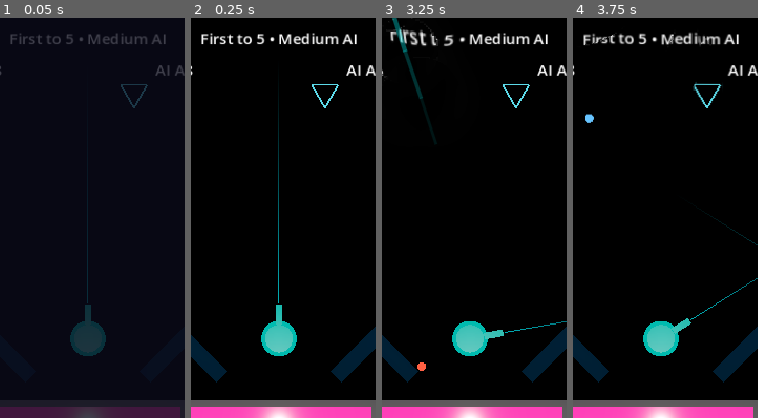
Above: before the commit, frames 1-4 (left to right).
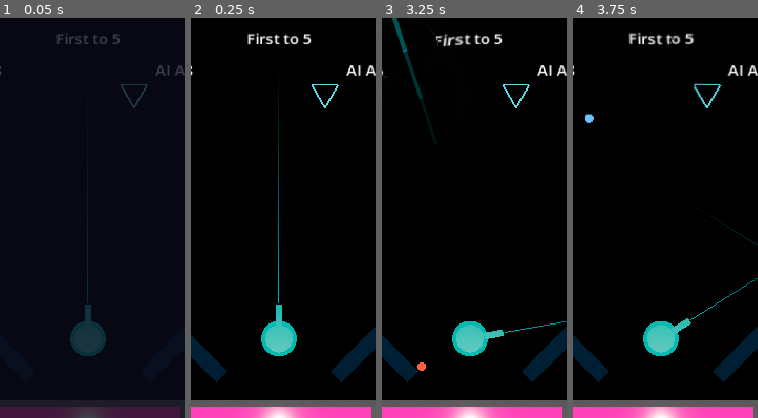
Above: after the commit, the same moments.

Repository: mchambers-mojang/sweet-vinegar-games
Game: Godot game, scene res://carom/scenes/carom_arena.tscn
The game is run twice, just before and just after one commit, with the same random seed, the same clock (stepped at 60 frames per second) and the same inputs. This scene is started directly instead of the project's main scene.
Inputs (mouse positions are % of the whole screen's width and height, from its top left):
- Up to frame 1 (0.05 s): no input
- Up to frame 2 (0.25 s): no input
- Up to frame 3 (3.25 s): tap Enter (ui_accept) at 0.5, 0.77 s; move the mouse to (72, 45) at 0.52 s; hold Right (ui_right) 0.53-1.25 s; hold Shift 0.53-1.25 s; click (72, 45) at 0.67 s; drag from (30, 55) to (45, 70) at 1.27 s; move the mouse to (60, 28) at 2.02 s; hold Right (ui_right) 2.03-2.75 s; tap Ctrl at 2.1 s; drag from (45, 70) to (20, 35) at 2.77 s
- Up to frame 4 (3.75 s): move the mouse to (80, 65) at 3.52 s; hold Left (ui_left) from 3.53 s (still down); tap C at 3.6 s
The pictures show only the part of the screen within x 26-76%, y 48-98%; the shares and areas given below are measured in that part.

The runs differ from the first frame. In frame 1, 0.8% of the frame differs, in the area x 5-90%, y 4-7%; in frame 2, 1.4%; in frame 3, 1.6%, in the area x 4-90%, y 2-7%; in frame 4, 1.5%.

Commit message:
Move AI difficulty name from HUD status to debug overlay only
Co-authored-by: Copilot <223556219+Copilot@users.noreply.github.com>

Diff:
--- a/carom/scripts/carom_match_controller.gd
+++ b/carom/scripts/carom_match_controller.gd
@@ -68,7 +68,7 @@
 	setup.ai_turret.set_active(true)
 
 	var diff_name := CaromAIDifficulty.get_preset(state.difficulty).difficulty_name
-	hud.update_status("First to %d • %s AI" % [score_limit, diff_name])
+	hud.update_status("First to %d" % score_limit)
 	_update_ammo_display()
 
 
